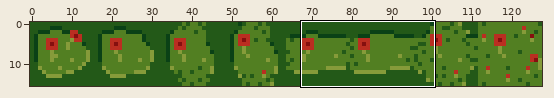
Sprite sheet: assets/flower_map.png. Above: a wide view before the commit, with the close-up outlined.
Close-up. Before:
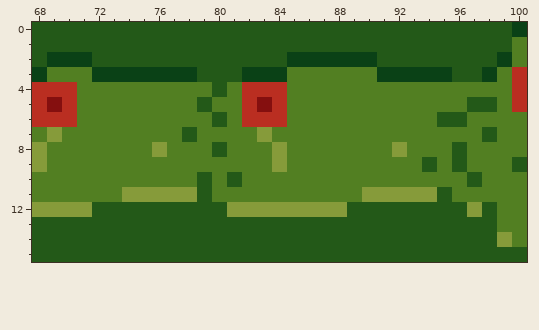
The file is 128x16 pixels. Shown: x 68..100, y 0..15.
And afterwards:
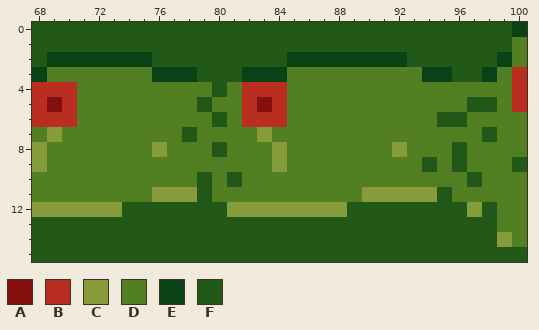
Palette (. is transparent): A #850f0f  B #ba2e21  C #869b3a  D #527f22  E #0a4116  F #235918
From old to new:
y 2: x 72..75 FFFF -> EEEE; x 91..92 FF -> EE
y 3: x 72..75 EEEE -> DDDD; x 91..93 EEE -> DDD
y 11: x 74..75 CC -> DD
y 12: x 72..73 FF -> CC
